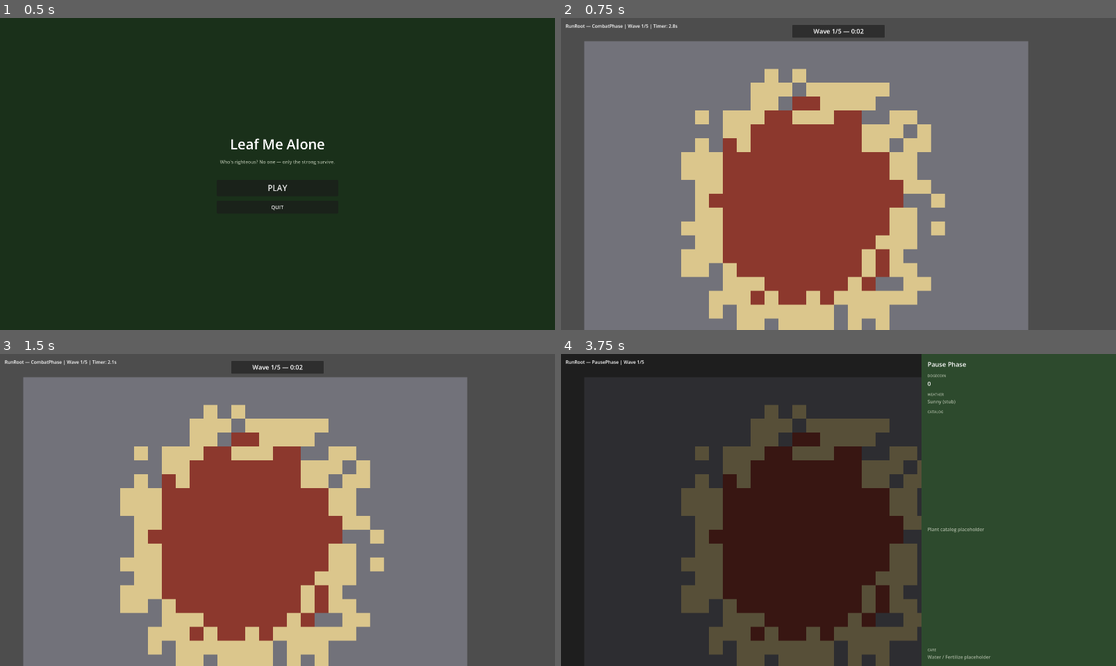
Above: before the commit, frames 1-4 (two rows, left to right).
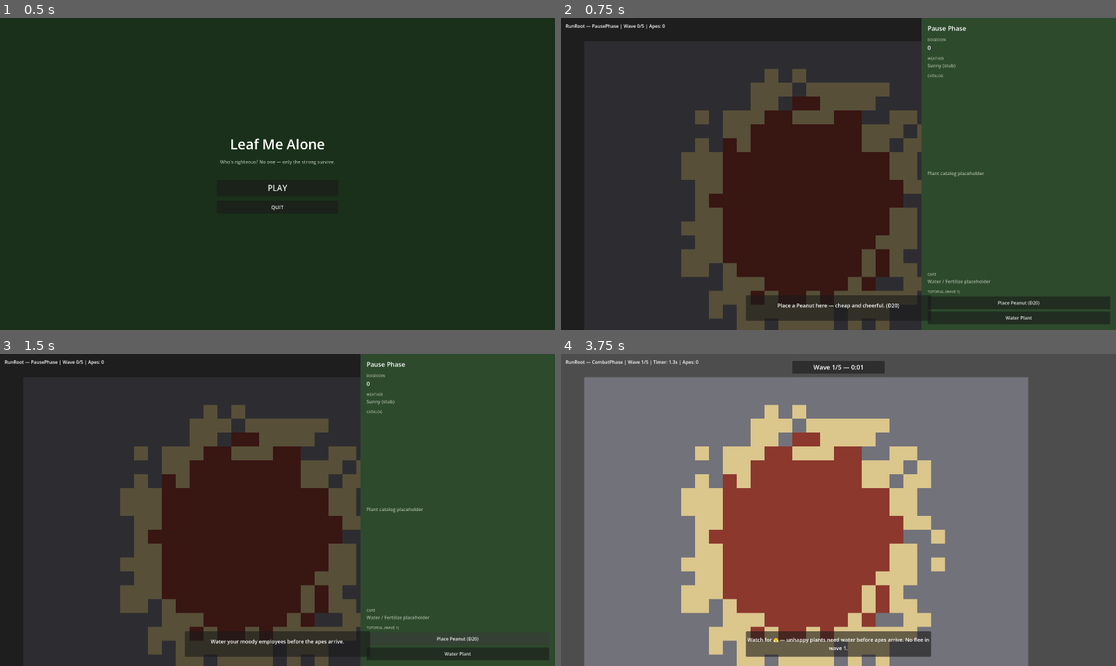
Above: after the commit, the same moments.

Repository: quocthai200x/Leaf-me-alone
Game: Godot game, scene res://scenes/main/main_menu.tscn
The game is run twice, just before and just after one commit, with the same random seed, the same clock (stepped at 60 frames per second) and the same inputs.
Inputs (mouse positions are in pixels of both pictures, inside the frame that each line leads up to):
- Up to frame 1 (0.5 s): no input
- Up to frame 2 (0.75 s): click "PLAY" at 0.5 s
- Up to frame 3 (1.5 s): click (455, 637) at 1.25 s, where only the run after the commit has a clickable "Place Peanut (Ð20)"
- Up to frame 4 (3.75 s): click (1016, 653) at 2 s, where only the run after the commit has a clickable "Water Plant"; tap Enter at 2.75 s; move the mouse to (960, 494) at 2.77 s; click (960, 494) at 2.92 s; tap Space at 3.5 s; drag from (727, 525) to (810, 572) at 3.52 s

Frame 1 is identical in both runs. In frame 2, 99% of the frame differs, in the area x 0-100%, y 0-100%; in frame 3, 99%; in frame 4, 97%.

Commit message:
Add tutorial prompts and wave 1 spawn script (Story 1.8).
TutorialSystem guides Peanut placement, watering, and dissatisfaction warning; WaveSpawner paces 8 Saw Apes for wave 1.

Co-authored-by: Cursor <cursoragent@cursor.com>

Diff:
--- /dev/null
+++ b/leaf-me-alone/data/apes/saw_ape.json
@@ -0,0 +1,7 @@
+{
+  "id": "saw_ape",
+  "display_name": "Saw Ape",
+  "hp": 60,
+  "speed": 70,
+  "role": "saw"
+}
--- a/leaf-me-alone/data/fallback/apes.json
+++ b/leaf-me-alone/data/fallback/apes.json
@@ -1,4 +1,11 @@
 [
+  {
+    "id": "saw_ape",
+    "display_name": "Saw Ape",
+    "hp": 60,
+    "speed": 70,
+    "role": "saw"
+  },
   {
     "id": "hr_ape",
     "display_name": "HR Ape",
--- /dev/null
+++ b/leaf-me-alone/data/fallback/waves.json
@@ -0,0 +1,14 @@
+[
+  {
+    "wave_number": 1,
+    "tutorial": true,
+    "spawns": [
+      {
+        "ape_id": "saw_ape",
+        "count": 8,
+        "interval_sec": 2.5,
+        "initial_delay_sec": 4.0
+      }
+    ]
+  }
+]
--- a/leaf-me-alone/scenes/run/pause_panel.gd
+++ b/leaf-me-alone/scenes/run/pause_panel.gd
@@ -1,10 +1,50 @@
 extends Control
 ## Greybox pause prep panel shell — visibility controlled by RunRoot.
+
+const RunEventRes := preload("res://scripts/data/run_event.gd")
+const RunStateEnumRes := preload("res://scripts/data/run_state_enum.gd")
+
+@onready var _tutorial_actions: VBoxContainer = %TutorialActions
 
 
 func _ready() -> void:
 	refresh_dogecoin()
+	%PlacePeanutButton.pressed.connect(_on_place_peanut_pressed)
+	%WaterPlantButton.pressed.connect(_on_water_plant_pressed)
+	EventBus.run_event.connect(_on_run_event)
+	_update_tutorial_actions_visibility()
 
 
 func refresh_dogecoin() -> void:
 	%DogecoinValue.text = str(RunManager.run_state.dogecoin)
+
+
+func _on_place_peanut_pressed() -> void:
+	EventBus.emit_run_event(
+		RunEventRes.Type.TUTORIAL_ACTION,
+		{"action": "place_peanut"}
+	)
+
+
+func _on_water_plant_pressed() -> void:
+	EventBus.emit_run_event(
+		RunEventRes.Type.TUTORIAL_ACTION,
+		{"action": "water_plant"}
+	)
+
+
+func _on_run_event(event: int, payload: Variant) -> void:
+	if event == RunEventRes.Type.TUTORIAL_ACTION:
+		var data: Dictionary = payload
+		if str(data.get("action", "")) == "prep_complete":
+			_update_tutorial_actions_visibility()
+	elif event == RunEventRes.Type.STATE_CHANGED:
+		_update_tutorial_actions_visibility()
+
+
+func _update_tutorial_actions_visibility() -> void:
+	var show_tutorial := (
+		RunManager.run_state.wave_index == 0
+		and RunManager.get_state() == RunStateEnumRes.State.PausePhase
+	)
+	_tutorial_actions.visible = show_tutorial
--- a/leaf-me-alone/scenes/run/pause_panel.tscn
+++ b/leaf-me-alone/scenes/run/pause_panel.tscn
@@ -107,3 +107,26 @@
 layout_mode = 2
 theme_override_colors/font_color = Color(0.658824, 0.709804, 0.627451, 1)
 text = "Water / Fertilize placeholder"
+
+[node name="TutorialActions" type="VBoxContainer" parent="Content"]
+unique_name_in_owner = true
+layout_mode = 2
+theme_override_constants/separation = 8
+
+[node name="TutorialHeader" type="Label" parent="Content/TutorialActions"]
+layout_mode = 2
+theme_override_colors/font_color = Color(0.658824, 0.709804, 0.627451, 1)
+theme_override_font_sizes/font_size = 12
+text = "TUTORIAL (WAVE 1)"
+
+[node name="PlacePeanutButton" type="Button" parent="Content/TutorialActions"]
+unique_name_in_owner = true
+custom_minimum_size = Vector2(0, 44)
+layout_mode = 2
+text = "Place Peanut (Ð20)"
+
+[node name="WaterPlantButton" type="Button" parent="Content/TutorialActions"]
+unique_name_in_owner = true
+custom_minimum_size = Vector2(0, 44)
+layout_mode = 2
+text = "Water Plant"
--- a/leaf-me-alone/scenes/run/run_root.gd
+++ b/leaf-me-alone/scenes/run/run_root.gd
@@ -1,6 +1,6 @@
 extends Node2D
 ## Events emitted: none
-## Events listened: STATE_CHANGED
+## Events listened: STATE_CHANGED, TUTORIAL_ACTION
 
 const RunStateEnumRes := preload("res://scripts/data/run_state_enum.gd")
 const RunEventRes := preload("res://scripts/data/run_event.gd")
@@ -16,12 +16,16 @@
 @onready var _combat_hud: Control = %CombatHUD
 @onready var _map_view: Node2D = %MapView
 @onready var _input_router: Node = $InputRouter
+@onready var _tutorial_prompt: Control = %TutorialPrompt
+@onready var _tutorial_system: Node = $TutorialSystem
+@onready var _wave_spawner: Node = $WaveSpawner
 
 var _combat_timer: float = 0.0
 
 
 func _ready() -> void:
 	EventBus.run_event.connect(_on_run_event)
+	_tutorial_system.setup(_tutorial_prompt)
 
 	if not ContentRegistry.is_loaded():
 		_status_label.text = "Content load FAILED"
@@ -35,12 +39,7 @@
 	_map_view.sync_from_grid_data(grid)
 	_apply_phase_ui(RunManager.get_state())
 	_update_status()
-
-	if RunManager.get_state() == RunStateEnumRes.State.PausePhase:
-		if not RunManager.begin_combat_wave():
-			push_error("RunRoot: failed to begin wave 1")
-			RunManager.enter_main_menu()
-			get_tree().change_scene_to_file(MAIN_MENU_SCENE)
+	_handle_pause_entry()
 
 
 func _process(delta: float) -> void:
@@ -53,19 +52,64 @@
 
 
 func _on_run_event(event: int, payload: Variant) -> void:
+	if event == RunEventRes.Type.TUTORIAL_ACTION:
+		var data: Dictionary = payload
+		if str(data.get("action", "")) == "prep_complete":
+			_start_combat_if_ready()
+		return
+
+	if event == RunEventRes.Type.APE_SPAWNED:
+		var spawn_data: Dictionary = payload
+		if int(spawn_data.get("wave", 0)) == 1 and int(spawn_data.get("index", 0)) >= 2:
+			if _tutorial_system.has_method("notify_dissatisfaction_seen"):
+				_tutorial_system.notify_dissatisfaction_seen()
+		return
+
 	if event != RunEventRes.Type.STATE_CHANGED:
 		return
+
 	var data: Dictionary = payload
 	var to_state: int = int(data.get("to", -1))
 	if to_state == RunStateEnumRes.State.CombatPhase:
 		_combat_timer = RunManager.get_current_wave_duration()
+		if RunManager.run_state.wave_index == 1:
+			if _wave_spawner.has_method("start_wave"):
+				_wave_spawner.start_wave(1)
+			if _tutorial_system.has_method("show_dissatisfaction_prompt"):
+				_tutorial_system.show_dissatisfaction_prompt()
 	elif to_state == RunStateEnumRes.State.PausePhase:
+		if _wave_spawner.has_method("stop_wave"):
+			_wave_spawner.stop_wave()
 		if _pause_panel.has_method("refresh_dogecoin"):
 			_pause_panel.refresh_dogecoin()
+		_handle_pause_entry()
 	elif to_state == RunStateEnumRes.State.CardPickPhase:
 		call_deferred("_complete_card_pick_stub")
+
 	_apply_phase_ui(to_state)
 	_update_status()
+
+
+func _handle_pause_entry() -> void:
+	if RunManager.get_state() != RunStateEnumRes.State.PausePhase:
+		return
+	var wave := RunManager.run_state.wave_index
+	if wave == 0:
+		if _tutorial_system.has_method("start_prep_tutorial"):
+			_tutorial_system.start_prep_tutorial()
+		return
+	if wave > 0 and wave < GameConstantsRes.MAX_COMBAT_WAVES:
+		call_deferred("_start_combat_if_ready")
+
+
+func _start_combat_if_ready() -> void:
+	if RunManager.get_state() != RunStateEnumRes.State.PausePhase:
+		return
+	if RunManager.run_state.wave_index == 0 and _tutorial_system.has_method("is_prep_complete"):
+		if not _tutorial_system.is_prep_complete():
+			return
+	if not RunManager.begin_combat_wave():
+		push_error("RunRoot: failed to begin combat wave")
 
 
 func _complete_card_pick_stub() -> void:
@@ -99,9 +143,13 @@
 				_combat_timer,
 				GameConstantsRes.MAX_COMBAT_WAVES
 			)
-	_status_label.text = "RunRoot — %s | Wave %d/%d%s" % [
+	var spawn_text := ""
+	if _wave_spawner.has_method("get_spawned_count"):
+		spawn_text = " | Apes: %d" % _wave_spawner.get_spawned_count()
+	_status_label.text = "RunRoot — %s | Wave %d/%d%s%s" % [
 		state_name,
 		wave,
 		GameConstantsRes.MAX_COMBAT_WAVES,
 		timer_text,
+		spawn_text,
 	]
--- a/leaf-me-alone/scenes/run/run_root.tscn
+++ b/leaf-me-alone/scenes/run/run_root.tscn
@@ -1,10 +1,13 @@
-[gd_scene load_steps=6 format=3 uid="uid://run_root_scene"]
+[gd_scene load_steps=9 format=3 uid="uid://run_root_scene"]
 
 [ext_resource type="Script" path="res://scenes/run/run_root.gd" id="1_run_root"]
 [ext_resource type="PackedScene" uid="uid://pause_panel_shell" path="res://scenes/run/pause_panel.tscn" id="2_pause"]
 [ext_resource type="PackedScene" uid="uid://combat_hud_shell" path="res://scenes/run/combat_hud.tscn" id="3_hud"]
 [ext_resource type="PackedScene" uid="uid://map_view_node" path="res://scenes/run/map_view.tscn" id="4_map"]
 [ext_resource type="Script" path="res://scripts/input/input_router.gd" id="5_router"]
+[ext_resource type="PackedScene" uid="uid://tutorial_prompt_ui" path="res://scenes/ui/tutorial_prompt.tscn" id="6_tutorial_ui"]
+[ext_resource type="Script" path="res://scripts/systems/tutorial_system.gd" id="7_tutorial"]
+[ext_resource type="Script" path="res://scripts/systems/wave_spawner.gd" id="8_spawner"]
 
 [node name="RunRoot" type="Node2D"]
 script = ExtResource("1_run_root")
@@ -15,6 +18,12 @@
 [node name="InputRouter" type="Node" parent="."]
 script = ExtResource("5_router")
 map_view_path = NodePath("../MapView")
+
+[node name="TutorialSystem" type="Node" parent="."]
+script = ExtResource("7_tutorial")
+
+[node name="WaveSpawner" type="Node" parent="."]
+script = ExtResource("8_spawner")
 
 [node name="UI" type="CanvasLayer" parent="."]
 
@@ -34,6 +43,9 @@
 unique_name_in_owner = true
 visible = false
 
+[node name="TutorialPrompt" parent="UI" instance=ExtResource("6_tutorial_ui")]
+unique_name_in_owner = true
+
 [node name="StatusLabel" type="Label" parent="UI"]
 offset_left = 16.0
 offset_top = 16.0
--- /dev/null
+++ b/leaf-me-alone/scenes/ui/tutorial_prompt.gd
@@ -0,0 +1,11 @@
+extends Control
+## Non-blocking tutorial callout — dismiss driven by TutorialSystem.
+
+
+func show_prompt(text: String) -> void:
+	%PromptLabel.text = tr(text)
+	visible = true
+
+
+func hide_prompt() -> void:
+	visible = false
--- /dev/null
+++ b/leaf-me-alone/scenes/ui/tutorial_prompt.tscn
@@ -0,0 +1,37 @@
+[gd_scene load_steps=2 format=3 uid="uid://tutorial_prompt_ui"]
+
+[ext_resource type="Script" path="res://scenes/ui/tutorial_prompt.gd" id="1_prompt"]
+
+[node name="TutorialPrompt" type="Control"]
+visible = false
+layout_mode = 3
+anchors_preset = 7
+anchor_left = 0.5
+anchor_top = 1.0
+anchor_right = 0.5
+anchor_bottom = 1.0
+offset_left = -320.0
+offset_top = -120.0
+offset_right = 320.0
+offset_bottom = -32.0
+grow_horizontal = 2
+grow_vertical = 0
+mouse_filter = 2
+script = ExtResource("1_prompt")
+
+[node name="Panel" type="PanelContainer" parent="."]
+layout_mode = 1
+anchors_preset = 15
+anchor_right = 1.0
+anchor_bottom = 1.0
+grow_horizontal = 2
+grow_vertical = 2
+
+[node name="PromptLabel" type="Label" parent="Panel"]
+unique_name_in_owner = true
+custom_minimum_size = Vector2(44, 44)
+layout_mode = 2
+theme_override_font_sizes/font_size = 18
+text = "Tutorial prompt"
+horizontal_alignment = 1
+autowrap_mode = 2
--- a/leaf-me-alone/scripts/data/run_event.gd
+++ b/leaf-me-alone/scripts/data/run_event.gd
@@ -7,6 +7,8 @@
 	WAVE_CLEARED,
 	PLANT_FLED,
 	APE_KILLED,
+	APE_SPAWNED,
+	TUTORIAL_ACTION,
 	CARD_PICKED,
 	RUN_WON,
 	RUN_LOST,
--- /dev/null
+++ b/leaf-me-alone/scripts/systems/tutorial_system.gd
@@ -0,0 +1,107 @@
+extends Node
+## Guided wave-1 tutorial prompts (FR76) — non-blocking, dismiss on action (UX-DR17).
+
+const RunEventRes := preload("res://scripts/data/run_event.gd")
+const RunStateEnumRes := preload("res://scripts/data/run_state_enum.gd")
+
+enum Step {
+	NONE,
+	PLACE_PEANUT,
+	WATER_PLANT,
+	DISSATISFACTION_WARNING,
+	DONE,
+}
+
+const PEANUT_COST := 20
+
+var _step: int = Step.NONE
+var _prompt_ui: Control
+var _prep_complete: bool = false
+var _dissatisfaction_complete: bool = false
+
+
+func setup(prompt_ui: Control) -> void:
+	_prompt_ui = prompt_ui
+	EventBus.run_event.connect(_on_run_event)
+
+
+func is_prep_complete() -> bool:
+	return _prep_complete
+
+
+func notify_place_peanut() -> void:
+	if _step != Step.PLACE_PEANUT:
+		return
+	_advance_from(Step.PLACE_PEANUT)
+
+
+func notify_water_plant() -> void:
+	if _step != Step.WATER_PLANT:
+		return
+	_advance_from(Step.WATER_PLANT)
+
+
+func notify_dissatisfaction_seen() -> void:
+	if _step != Step.DISSATISFACTION_WARNING:
+		return
+	_advance_from(Step.DISSATISFACTION_WARNING)
+
+
+func start_prep_tutorial() -> void:
+	if _prep_complete:
+		return
+	_step = Step.PLACE_PEANUT
+	_show_prompt(
+		"Place a Peanut here — cheap and cheerful. (Ð%d)" % PEANUT_COST
+	)
+
+
+func _on_run_event(event: int, payload: Variant) -> void:
+	if event == RunEventRes.Type.TUTORIAL_ACTION:
+		var action_data: Dictionary = payload
+		match str(action_data.get("action", "")):
+			"place_peanut":
+				notify_place_peanut()
+			"water_plant":
+				notify_water_plant()
+			"dissatisfaction_seen":
+				notify_dissatisfaction_seen()
+
+
+func show_dissatisfaction_prompt() -> void:
+	if _dissatisfaction_complete:
+		return
+	_step = Step.DISSATISFACTION_WARNING
+	_show_prompt(
+		"Watch for 😤 — unhappy plants need water before apes arrive. No flee in wave 1."
+	)
+
+
+func _advance_from(completed_step: int) -> void:
+	_hide_prompt()
+	match completed_step:
+		Step.PLACE_PEANUT:
+			_step = Step.WATER_PLANT
+			_show_prompt("Water your moody employees before the apes arrive.")
+		Step.WATER_PLANT:
+			_step = Step.DONE
+			_prep_complete = true
+			_hide_prompt()
+			EventBus.emit_run_event(
+				RunEventRes.Type.TUTORIAL_ACTION,
+				{"action": "prep_complete"}
+			)
+		Step.DISSATISFACTION_WARNING:
+			_dissatisfaction_complete = true
+			_step = Step.DONE
+			_hide_prompt()
+
+
+func _show_prompt(text: String) -> void:
+	if _prompt_ui != null and _prompt_ui.has_method("show_prompt"):
+		_prompt_ui.show_prompt(text)
+
+
+func _hide_prompt() -> void:
+	if _prompt_ui != null and _prompt_ui.has_method("hide_prompt"):
+		_prompt_ui.hide_prompt()
--- /dev/null
+++ b/leaf-me-alone/scripts/systems/wave_spawner.gd
@@ -0,0 +1,110 @@
+extends Node
+## Wave 1 tutorial spawn script — 8× Saw Ape with paced intervals (FR77).
+
+const RunEventRes := preload("res://scripts/data/run_event.gd")
+const RunStateEnumRes := preload("res://scripts/data/run_state_enum.gd")
+const WAVES_FALLBACK_PATH := "res://data/fallback/waves.json"
+
+var _spawn_timer: float = 0.0
+var _spawned_count: int = 0
+var _target_count: int = 0
+var _spawn_interval: float = 2.5
+var _active_wave: int = 0
+var _running: bool = false
+
+
+func _process(delta: float) -> void:
+	if not _running:
+		return
+	if RunManager.get_state() != RunStateEnumRes.State.CombatPhase:
+		return
+	_spawn_timer -= delta
+	if _spawn_timer > 0.0:
+		return
+	if _spawned_count >= _target_count:
+		_running = false
+		return
+	_spawn_next_ape()
+
+
+func start_wave(wave_number: int) -> void:
+	stop_wave()
+	_active_wave = wave_number
+	var script_data := _load_wave_script(wave_number)
+	if script_data.is_empty():
+		push_warning("[WaveSpawner] No script for wave %d" % wave_number)
+		return
+	_target_count = int(script_data.get("count", 0))
+	_spawn_interval = float(script_data.get("interval_sec", 2.5))
+	_spawn_timer = float(script_data.get("initial_delay_sec", 2.0))
+	_spawned_count = 0
+	_running = _target_count > 0
+	EventBus.emit_run_event(
+		RunEventRes.Type.WAVE_STARTED,
+		{"wave": wave_number, "tutorial": script_data.get("tutorial", false)}
+	)
+	print("[WaveSpawner] Wave %d started — %d spawns queued" % [wave_number, _target_count])
+
+
+func stop_wave() -> void:
+	_running = false
+	_spawned_count = 0
+	_target_count = 0
+	_active_wave = 0
+
+
+func get_spawned_count() -> int:
+	return _spawned_count
+
+
+func _spawn_next_ape() -> void:
+	var script_data := _load_wave_script(_active_wave)
+	var ape_id := str(script_data.get("ape_id", "saw_ape"))
+	if not ContentRegistry.has_ape(ape_id):
+		push_error("[WaveSpawner] Unknown ape id: %s" % ape_id)
+		_running = false
+		return
+	_spawned_count += 1
+	_spawn_timer = _spawn_interval
+	EventBus.emit_run_event(
+		RunEventRes.Type.APE_SPAWNED,
+		{
+			"wave": _active_wave,
+			"ape_id": ape_id,
+			"index": _spawned_count,
+			"total": _target_count,
+		}
+	)
+	print("[WaveSpawner] Spawned %s (%d/%d)" % [ape_id, _spawned_count, _target_count])
+
+
+func _load_wave_script(wave_number: int) -> Dictionary:
+	var waves: Variant = _parse_json_file(WAVES_FALLBACK_PATH)
+	if typeof(waves) != TYPE_ARRAY:
+		return {}
+	for entry in waves:
+		if typeof(entry) != TYPE_DICTIONARY:
+			continue
+		if int(entry.get("wave_number", -1)) != wave_number:
+			continue
+		var spawns: Array = entry.get("spawns", [])
+		if spawns.is_empty() or typeof(spawns[0]) != TYPE_DICTIONARY:
+			return {}
+		var spawn_entry: Dictionary = spawns[0]
+		return {
+			"ape_id": str(spawn_entry.get("ape_id", "saw_ape")),
+			"count": int(spawn_entry.get("count", 0)),
+			"interval_sec": float(spawn_entry.get("interval_sec", 2.5)),
+			"initial_delay_sec": float(spawn_entry.get("initial_delay_sec", 2.0)),
+			"tutorial": bool(entry.get("tutorial", false)),
+		}
+	return {}
+
+
+func _parse_json_file(path: String) -> Variant:
+	if not FileAccess.file_exists(path):
+		return null
+	var file := FileAccess.open(path, FileAccess.READ)
+	if file == null:
+		return null
+	return JSON.parse_string(file.get_as_text())
Not shown, added: _bmad-output/implementation-artifacts/1-8-tutorial-prompt-system-and-wave-1-script.md
Not shown, changed: _bmad-output/implementation-artifacts/sprint-status.yaml
